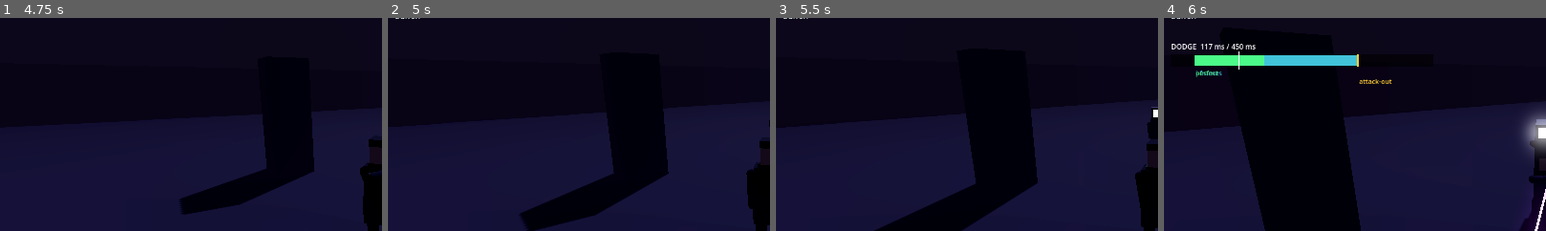
Above: before the commit, frames 1-4 (left to right).
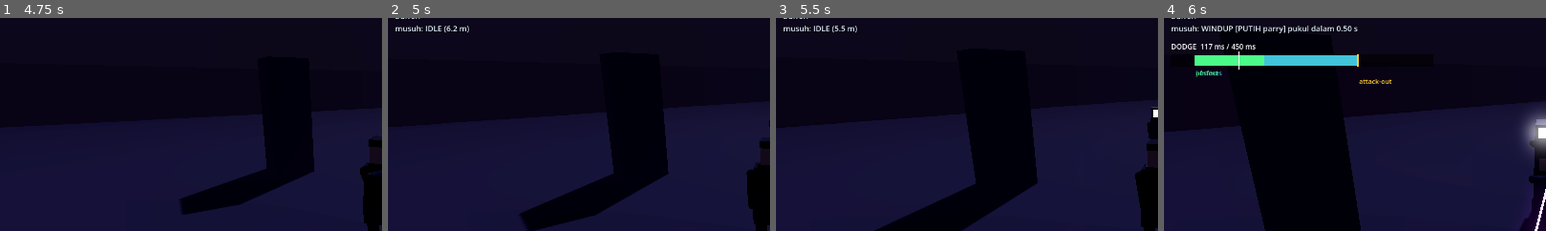
Above: after the commit, the same moments.

Repository: Watarufa/Pathaganna
Game: Godot game, scene res://scenes/main.tscn
Same seed, same stepped clock (60 frames per second), same inputs: the game is played once before the commit and once after it.
Inputs (mouse positions are % of the whole screen's width and height, from its top left):
- Up to frame 1 (4.75 s): click "M U L A I" at 0.5 s; move the mouse to (55, 49) at 1.27 s; hold W (move_forward) from 1.28 s (still down); tap Shift (dodge) at 1.35, 2.3, 3.6 s; right-click (55, 49) at 1.55 s; move the mouse to (45, 50) at 2.02 s; right-click (45, 50) at 2.1 s; move the mouse to (52, 48) at 2.77 s; click (52, 48) at 2.85 s; right-click (52, 48) at 3.05 s; move the mouse to (49, 51) at 3.52 s; move the mouse to (57, 51) at 4.27 s; tap Tab (lockon) at 4.35 s; right-click (57, 51) at 4.55 s
- Up to frame 2 (5 s): keep holding W (move_forward); tap F3 (debug_overlay) at 4.9 s
- Up to frame 3 (5.5 s): keep holding W (move_forward); move the mouse to (42, 48) at 5.02 s; right-click (42, 48) at 5.1 s; tap Shift (dodge) at 5.3 s
- Up to frame 4 (6 s): keep holding W (move_forward); move the mouse to (51, 50) at 5.77 s; tap Shift (dodge) at 5.85 s
The pictures show only the part of the screen within x 0-50%, y 17-67%; the shares and areas given below are measured in that part.

Frame 1 is identical in both runs. In frame 2, 0.3% of the frame differs, in the area x 2-22%, y 3-8%; in frame 3, 0.3%; in frame 4, 0.8%, in the area x 2-51%, y 3-8%.

Commit message:
show enemy telegraph countdown in overlay and cover it in smoke test

Diff:
--- a/scripts/dev/combat_smoke.gd
+++ b/scripts/dev/combat_smoke.gd
@@ -25,6 +25,7 @@
 var _done := false
 
 var _seen := {}
+var _enemy_seen := {}
 var _events := {}
 var _meter_peak := 0.0
 
@@ -83,6 +84,9 @@
 	if _done or player == null or not is_instance_valid(player):
 		return
 	_seen[player.state_name()] = true
+	var dummy := _nearest_dummy()
+	if dummy != null and dummy.has_method("state_name"):
+		_enemy_seen[dummy.state_name()] = true
 
 	# kirim serangan terjadwal begitu jam FSM player mencapai titik yang diminta
 	if not _pending.is_empty():
@@ -122,6 +126,9 @@
 				player.global_position = dummy.global_position + Vector3(0, 0.15, 2.0)
 				player.rotation = Vector3.ZERO
 				player.rotation.y = PI
+				# lepas cooldown awal supaya dummy pasti menyerang dalam skenario —
+				# tanpa ini jalur telegraph (windup → swing) tidak pernah tereksekusi
+				dummy._cooldown = 0.0
 		"attack", "dodge", "parry", "skill":
 			_tap(step.act)
 		"fill_meter":
@@ -173,6 +180,9 @@
 			"perfect_dodge", "player_damaged", "skill_used", "player_died", "style_scored"]:
 		if not _events.has(key):
 			missing.append(key)
+	for s in ["WINDUP", "SWING"]:
+		if not _enemy_seen.has(s):
+			missing.append("enemy:" + s)
 	if _meter_peak <= 0.0:
 		missing.append("meter_gain")
 
--- a/scripts/ui/debug_overlay.gd
+++ b/scripts/ui/debug_overlay.gd
@@ -54,9 +54,31 @@
 		var lt: Node3D = player.lockon.target
 		lines.append("lockon: %s" % (String(lt.name) if lt != null and is_instance_valid(lt) else "-"))
 		lines.append("buffer: %s" % (player.buffered_action if player.buffered_action != "" else "-"))
+		lines.append(_enemy_line())
 	else:
 		lines.append("(player belum ada)")
 	_text.text = "\n".join(lines)
+
+## Telegraph musuh terdekat: sisa waktu sampai pukulan + jenisnya.
+## Ini yang dipakai menilai apakah windup benar-benar terbaca.
+func _enemy_line() -> String:
+	var nearest: Node = null
+	var best := INF
+	for e in get_tree().get_nodes_in_group("enemies"):
+		if not is_instance_valid(e) or not e.has_method("state_name"):
+			continue
+		var d: float = player.global_position.distance_to(e.global_position)
+		if d < best:
+			best = d
+			nearest = e
+	if nearest == null:
+		return "musuh: -"
+	var s: String = nearest.state_name()
+	if s == "WINDUP" and not nearest._current.is_empty():
+		var w: float = nearest._current.windup
+		var kind := "PUTIH parry" if nearest._current.parryable else "MERAH dodge"
+		return "musuh: %s [%s] pukul dalam %.2f s" % [s, kind, maxf(w - nearest.state_time, 0.0)]
+	return "musuh: %s (%.1f m)" % [s, best]
 
 # ------------------------------------------------------------- timeline window
 func _draw_timeline() -> void:
